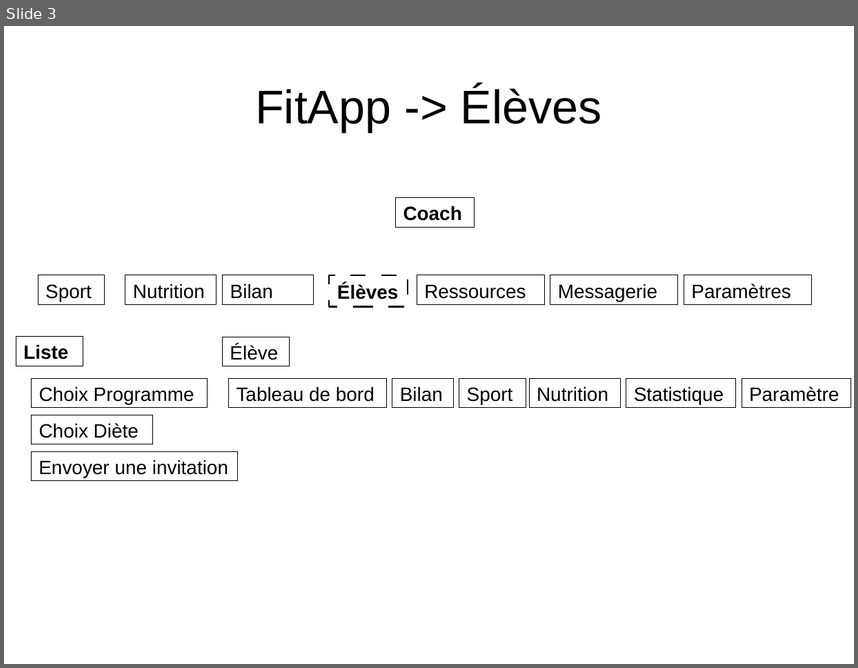
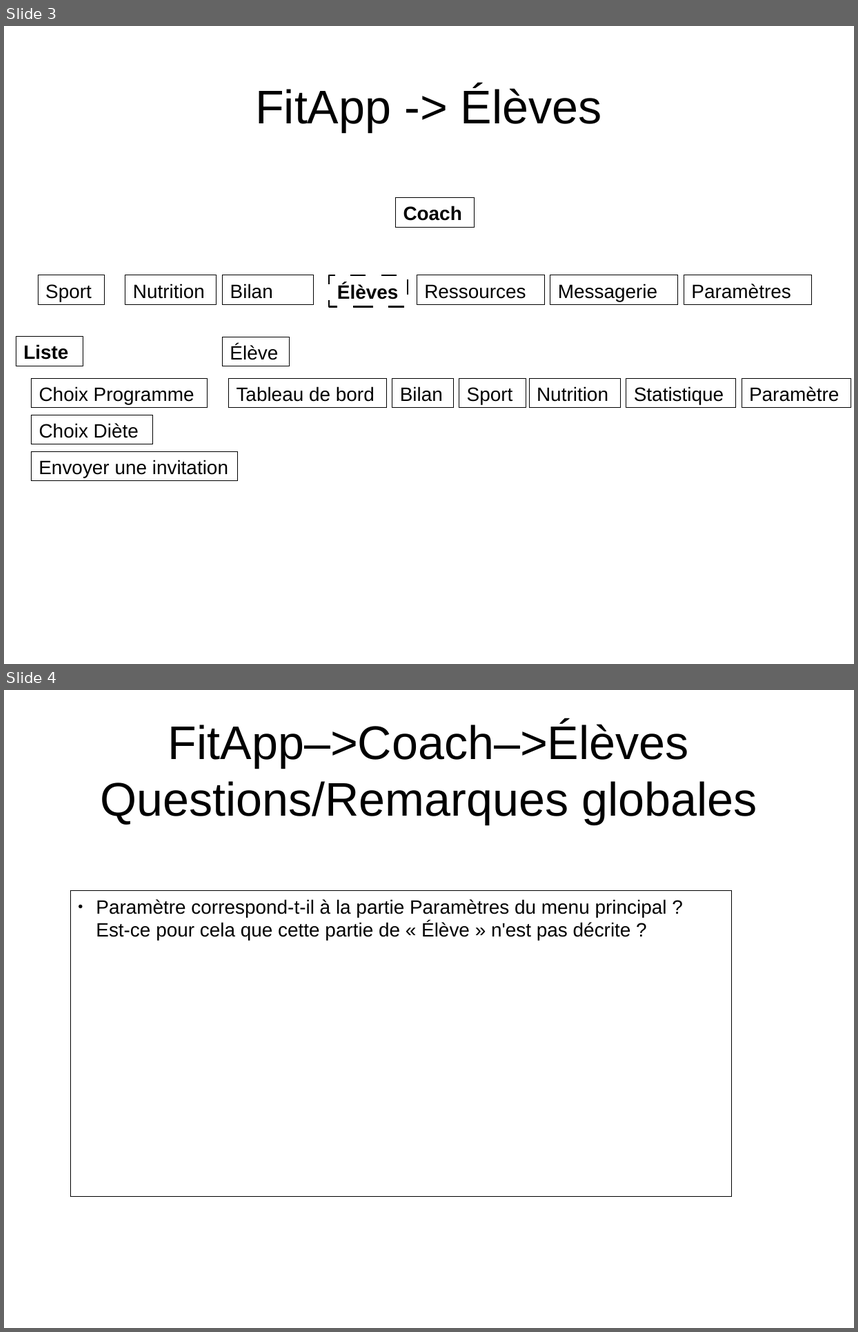
Before and after one commit to NicolasGavard/WebVysionSportV2, a slide deck: Documentations/FitApp - Elèves v1.02.odp. Shown one above the other, each under a label of ours: slide 3 before the commit, slides 3 and 4 after it. The pictures are 858x668 and 858x1332 pixels, drawn with LibreOffice and Linux fonts; fonts in the diff are those of the drawing. Boxes give left, top, right and bottom in pixels: in the first picture for what was removed or moved away, otherwise in the second. Text is boxed around its words. In the diff, an @@ line names an element or a change of style, - is before the commit and + after.

```diff
--- a/Documentations/FitApp - Elèves v1.02.odp
+++ b/Documentations/FitApp - Elèves v1.02.odp
@@ slide 4 added at (4,690,854,1328), background #FFFFFF @@
@@ title added at (100,722,757,824), 44 pt, text #000000 @@
+FitApp–>Coach–>Élèves
+Questions/Remarques globales
@@ rectangle added at (70,891,732,1196), outline #000000 0 pt, 18 pt, text #000000 @@
+● Paramètre correspond-t-il à la partie Paramètres du menu principal ?
+  Est-ce pour cela que cette partie de « Élève » n'est pas décrite ?
```
Also in this commit, not shown: 2 slides changed, 6 other slides added, 7 other files.
